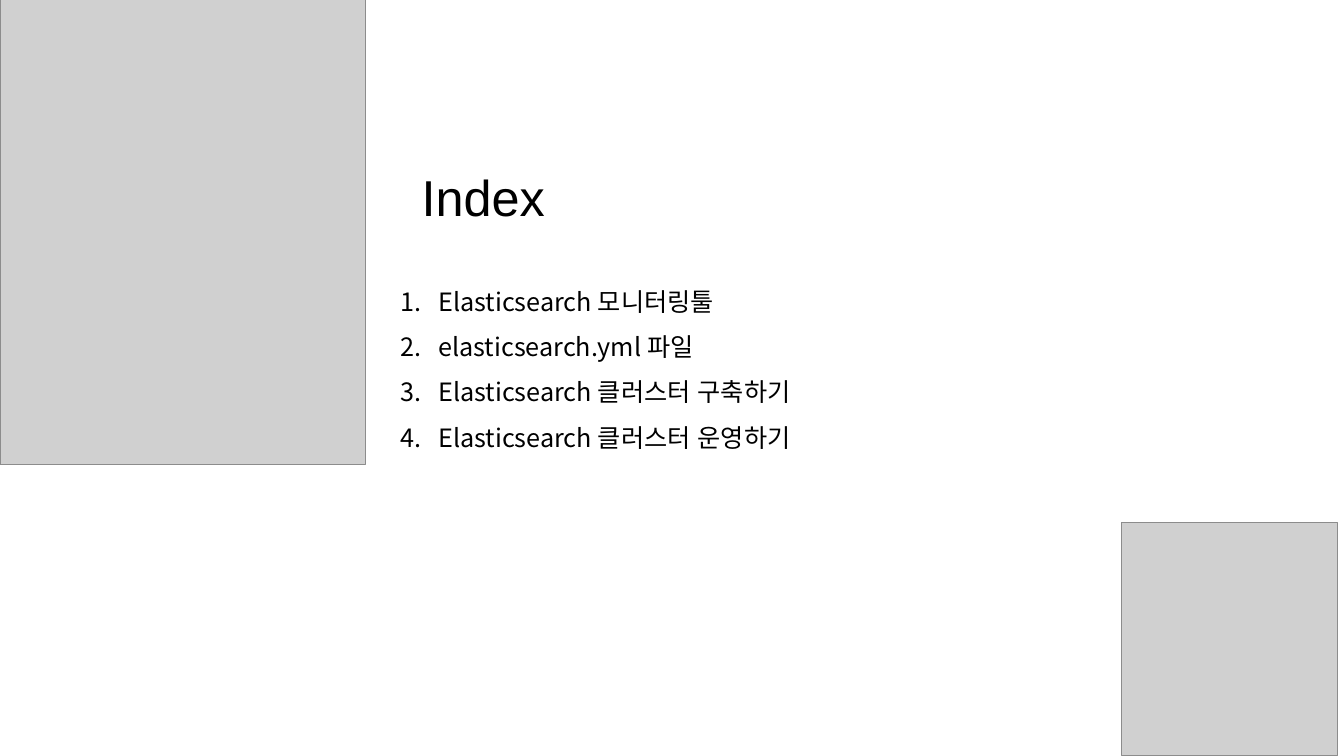
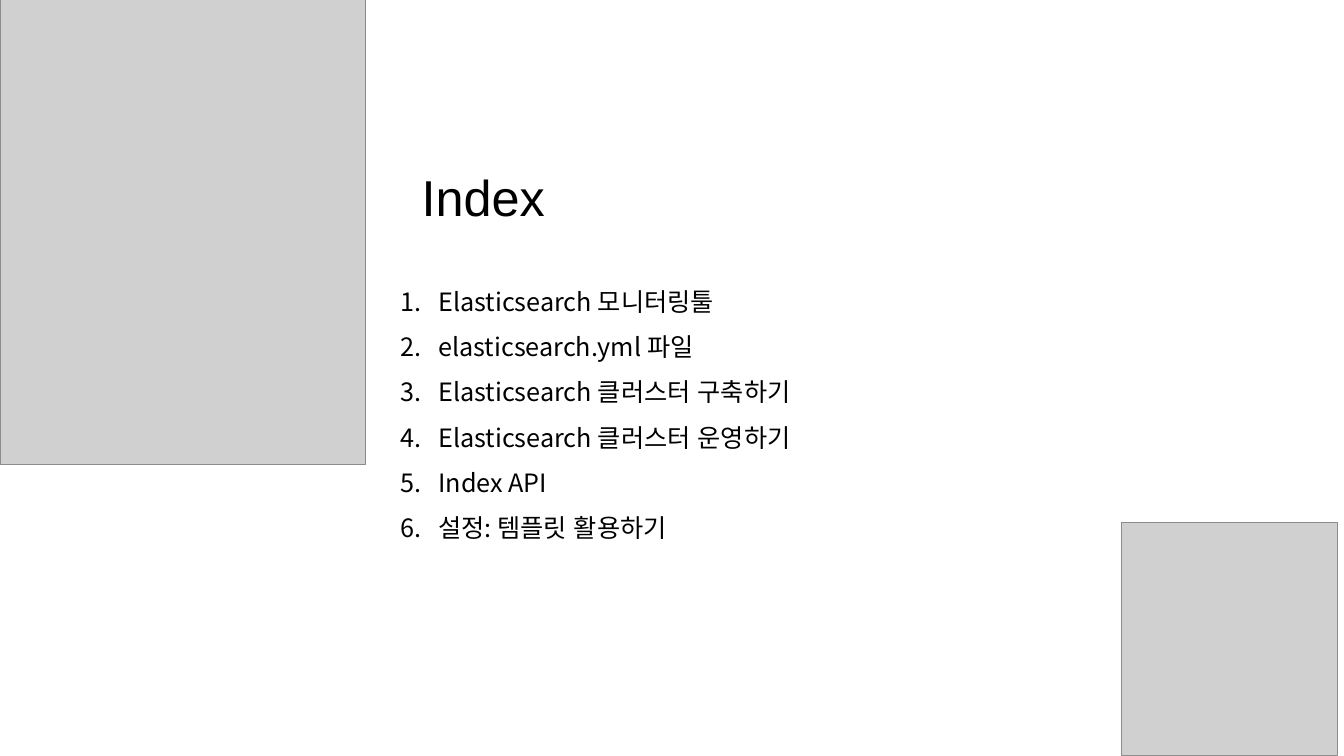
Before and after one commit to sup2is/dev-note, a slide deck: slide 2 of study/elasticsearch/Elasticsearch스터디2주차자료.pptx. Drawn at 1344x756 pixels with LibreOffice and Linux fonts; fonts in the diff are those of the drawing; grey boxes stand for pictures. Boxes give left, top, right and bottom in pixels: in the first picture for what was removed or moved away, otherwise in the second. Text is boxed around its words. In the diff, an @@ line names an element or a change of style, - is before the commit and + after.

```diff
--- a/study/elasticsearch/Elasticsearch스터디2주차자료.pptx
+++ b/study/elasticsearch/Elasticsearch스터디2주차자료.pptx
@@ text at [438,472,667,539]: paragraphs added @@
+5. Index API
+6. 설정: 템플릿 활용하기
```
Also in this commit, not shown: 5 other slides changed, 31 slides added.
